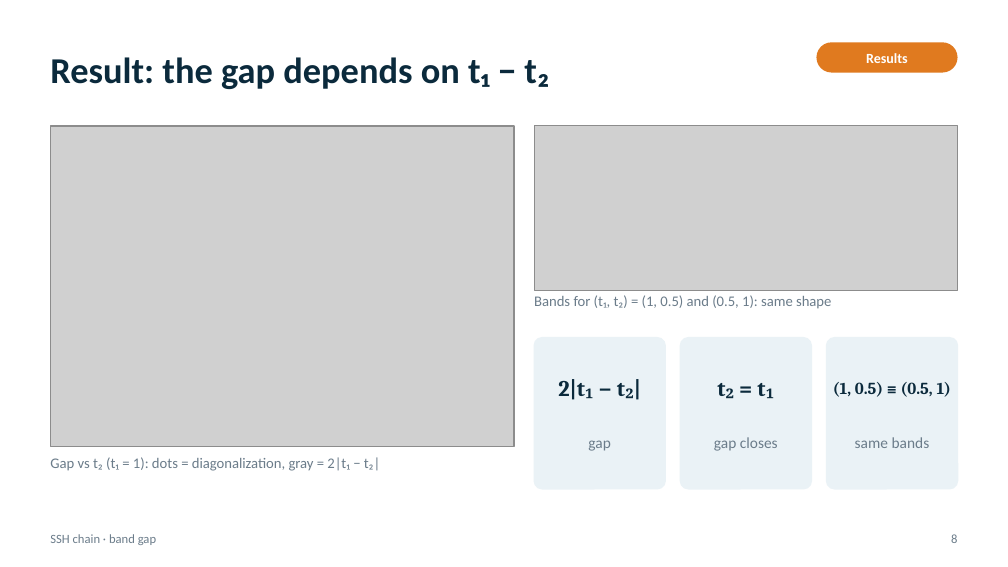
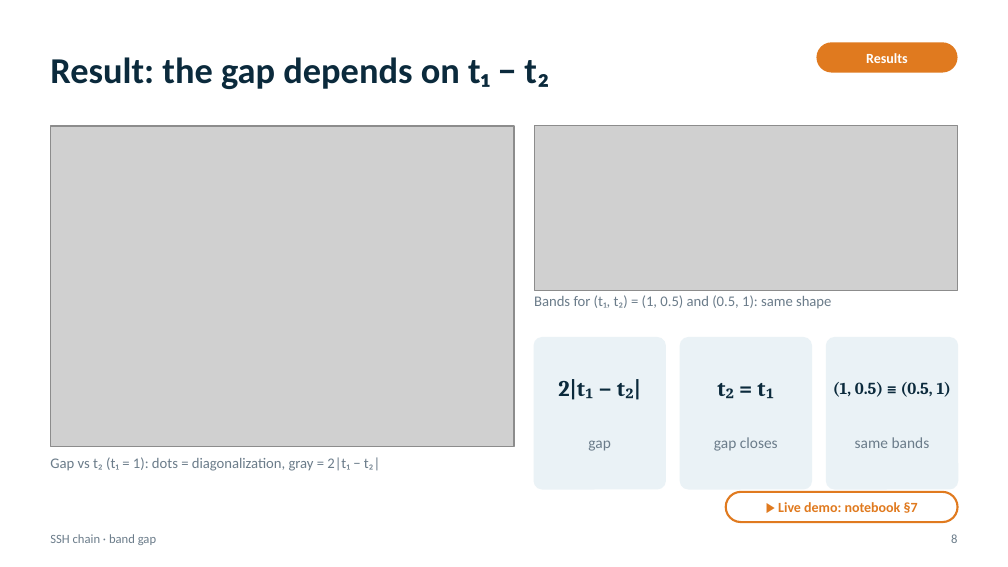
Before and after one commit to hyosan1423/computational-physics, a slide deck: slide 8 of midterm-tight-binding/slides/SSH_midterm_slides.pptx. Drawn at 1008x567 pixels with LibreOffice and Linux fonts; fonts in the diff are those of the drawing; grey boxes stand for pictures. Boxes give left, top, right and bottom in pixels: in the first picture for what was removed or moved away, otherwise in the second. Text is boxed around its words. In the diff, an @@ line names an element or a change of style, - is before the commit and + after.

```diff
--- a/midterm-tight-binding/slides/SSH_midterm_slides.pptx
+++ b/midterm-tight-binding/slides/SSH_midterm_slides.pptx
@@ rounded rectangle added at <box>726,492,958,522</box>, fill #FFFFFF, outline #E07A1F 1.5 pt, 10 pt, text #E07A1F, bold @@
+▶ Live demo: notebook §7
```
Also in this commit, not shown: 12 other slides changed, 19 other files.
